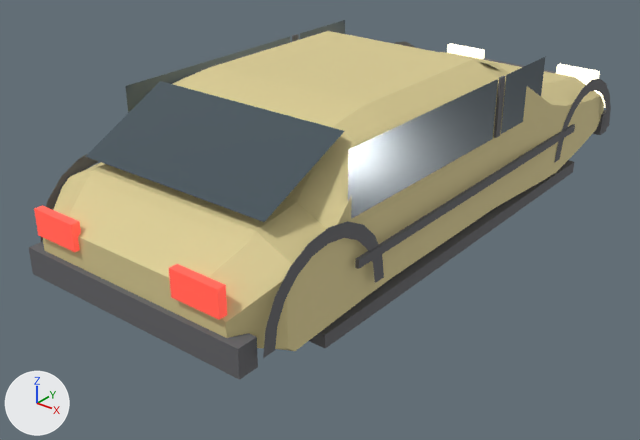
Renders of the glTF model game/assets/models/cars/zastava_hatch.glb from each side of a commit.
One viewpoint serves both versions: a camera (50 mm lens) standing at (3.02, -4.28, 2.25) and looking at (-0.12, -0.36, -0.18). Every picture has the same lights, and +X, +Y and +Z are marked at lower left. The older version comes first. Vertices at exactly the same position are counted once.

The first picture shows 'car_body'.
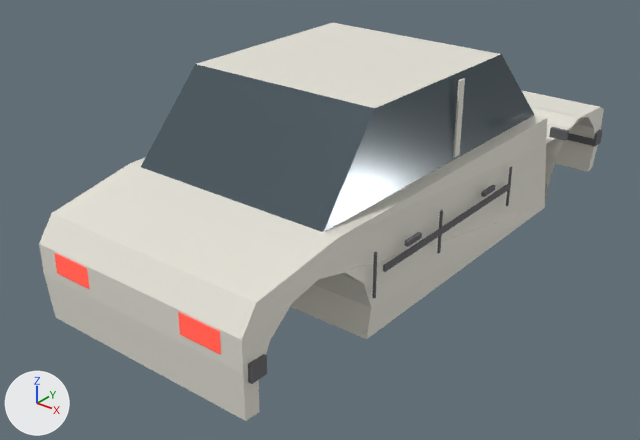
Diff of the bpy script that builds the scene:
```diff
--- a/game/assets/models/cars/zastava_hatch.glb.py
+++ b/game/assets/models/cars/zastava_hatch.glb.py
@@ mat_material_0 @@
 mat_material_0 = principled_material('Material_0')
-mat_material_0.base_color = (0.72, 0.62, 0.3)  # beige #ddce95
+mat_material_0.base_color = (0.8, 0.78, 0.7)  # white #e7e5da
 mat_material_0.metallic = 0.05
@@ me_mesh_0 @@
 # used by ob_car_body; location = (0.0, 0.0, 0.0)
-me_mesh_0.from_pydata(...)  # 364 vertices, 532 faces; spans x -0.82..0.82, y -2.01..2.01, z -0.21..0.83
+me_mesh_0.from_pydata(...)  # 316 vertices, 486 faces; spans x -0.94..0.94, y -1.97..1.97, z -0.36..0.84
+# me_mesh_0 part 1: a new loose piece, a box spanning x 0.665..0.677, y -0.125..-0.075, z 0.365..0.815, in mat_material_0 (white #e7e5da)
+# me_mesh_0 part 2: a new loose piece, a box spanning x -0.752..0.752, y 1.83..1.93, z -0.14..-0.04, in mat_material_2 (dark grey #69696c)
+# me_mesh_0 part 3: a new loose piece, a box spanning x -0.752..0.752, y -1.93..-1.83, z -0.14..-0.04, in mat_material_2 (dark grey #69696c)
+# me_mesh_0 part 4: a new loose piece, a box spanning x 0.79..0.802, y 0.353..0.367, z -0.08..0.18, in mat_material_2 (dark grey #69696c)
+# me_mesh_0 part 5: a new loose piece, a box spanning x 0.79..0.802, y -0.447..-0.433, z -0.08..0.18, in mat_material_2 (dark grey #69696c)
+# me_mesh_0 part 6: a new loose piece, a box spanning x 0.79..0.802, y -1.067..-1.053, z -0.08..0.18, in mat_material_2 (dark grey #69696c)
+# me_mesh_0 part 7: a new loose piece, a box spanning x 0.802..0.822, y -0.005..0.125, z 0.115..0.145, in mat_material_2 (dark grey #69696c)
+# me_mesh_0 part 8: a new loose piece, a box spanning x 0.802..0.822, y -0.805..-0.675, z 0.115..0.145, in mat_material_2 (dark grey #69696c)
+# me_mesh_0 part 9: a new loose piece, a box spanning x 0.835..0.945, y 0.785..0.815, z 0.26..0.32, in mat_material_2 (dark grey #69696c)
+# me_mesh_0 part 10: a new loose piece, a box spanning x 0.797..0.811, y -0.99..0.35, z 0.043..0.078, in mat_material_2 (dark grey #69696c)
+# me_mesh_0 part 11: a new loose piece, a box spanning x -0.594..-0.334, y -1.965..-1.915, z -0.03..0.09, in mat_material_4 (red #e75950, glowing red #cb3827)
+# me_mesh_0 part 12: the loose piece of 132 vertices spanning x -0.8..0.8, y -1.98..1.98, z -0.15..0.83 is rebuilt with 60 vertices and now spans x -0.77..0.77, y -1.96..1.96, z -0.36..0.34
+# me_mesh_0 part 13: 24 loose pieces with 224 vertices, spanning x -0.82..0.82, y -2.01..2.01, z -0.21..0.81, are deleted
+# me_mesh_0 part 14: 8 vertices removed from x -0.75..0.75, y -2.01..-1.89, z -0.07..0.09; 16 vertices added at x -0.67..0.67, y -1.97..0.9, z -0.03..0.84
+# other edits to the shape of me_mesh_0 do not show in these pictures
 me_mesh_0.materials.append(mat_material_0)
```

What differs and where, as boxes [x1, y1, x2, y2] in the pictures (640 x 440 px; the box of a moved part takes in the faces that stretch with it):
'car_body', recoloured, reshaped (11% taller): before [29, 20, 611, 380]; after [39, 23, 604, 421]
part 1 of me_mesh_0, added: after [453, 78, 465, 157]
part 2 of me_mesh_0, added: after [567, 129, 602, 146]
part 3 of me_mesh_0, added: after [248, 354, 267, 384]
part 4 of me_mesh_0, added: after [506, 167, 512, 206]
part 5 of me_mesh_0, added: after [437, 210, 443, 253]
part 6 of me_mesh_0, added: after [372, 252, 377, 298]
part 7 of me_mesh_0, added: after [481, 185, 496, 197]
part 8 of me_mesh_0, added: after [405, 232, 422, 247]
part 9 of me_mesh_0, added: after [549, 127, 569, 141]
part 10 of me_mesh_0, added: after [383, 183, 511, 272]
part 11 of me_mesh_0, added (red): after [54, 253, 90, 289]
part 12 of me_mesh_0, rebuilt: before [43, 31, 604, 351]; after [39, 90, 604, 421]
part 13 of me_mesh_0, deleted: before [34, 20, 611, 358]
part 14 of me_mesh_0, moved or reshaped: before [29, 241, 258, 380]; after [141, 23, 534, 354]
